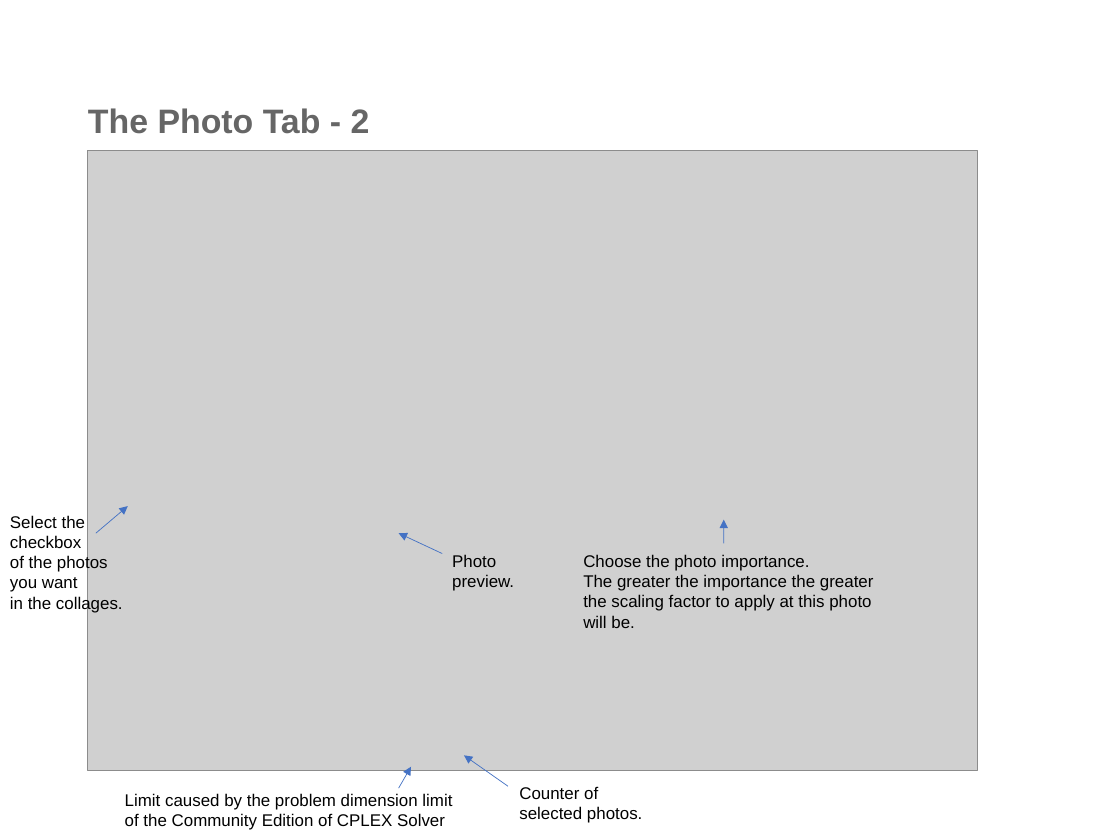
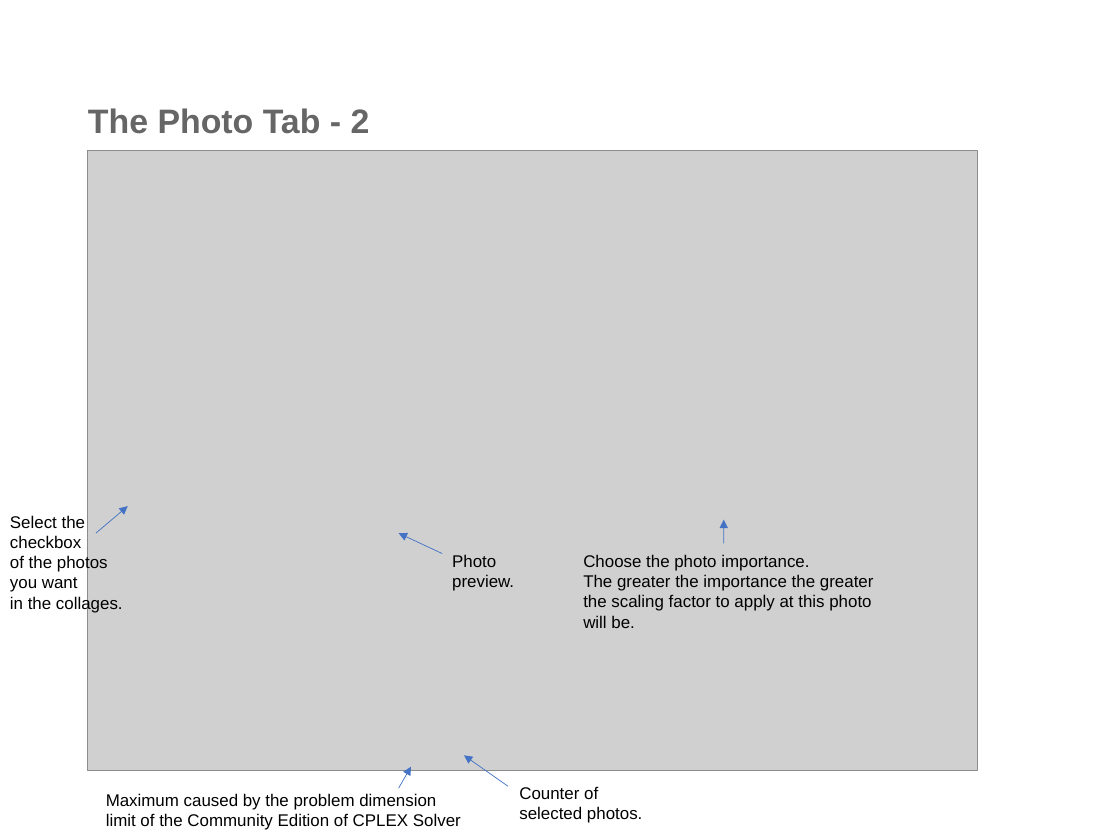
Before and after one commit to pierlumanzu/HCIProject-PhotoGlue, a slide deck: slide 4 of PhotoGlue-Instructions For Use.odp. Drawn at 1120x840 pixels with LibreOffice and Linux fonts; fonts in the diff are those of the drawing; grey boxes stand for pictures; background and template pictures are left out. Boxes give left, top, right and bottom in pixels: in the first picture for what was removed or moved away, otherwise in the second. Text is boxed around its words. In the diff, an @@ line names an element or a change of style, - is before the commit and + after.

```diff
--- a/PhotoGlue-Instructions For Use.odp
+++ b/PhotoGlue-Instructions For Use.odp
@@ text at (106,793,461,830): text changed @@
-Limit caused by the problem dimension limit of the Community Edition of CPLEX Solver
+Maximum caused by the problem dimension limit of the Community Edition of CPLEX Solver
```
